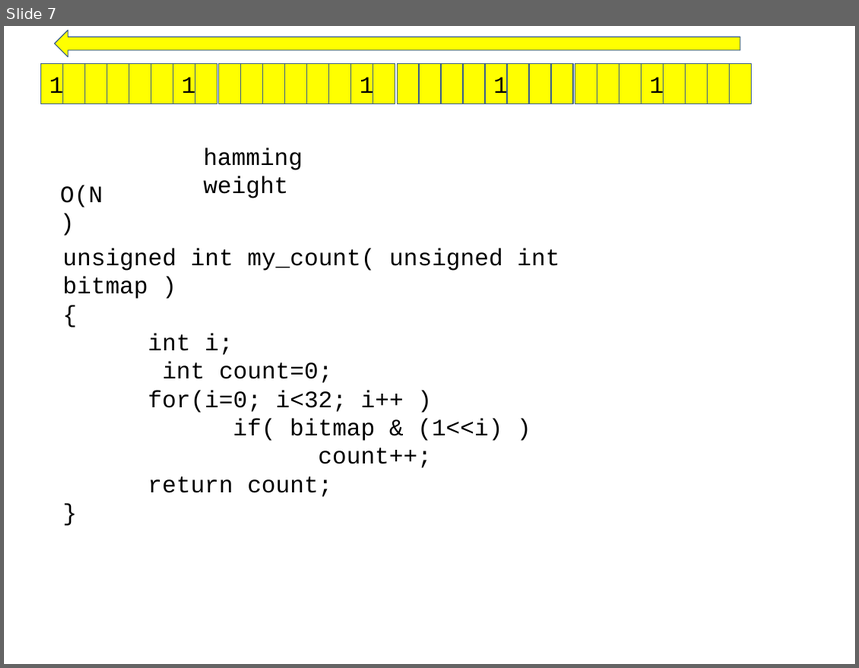
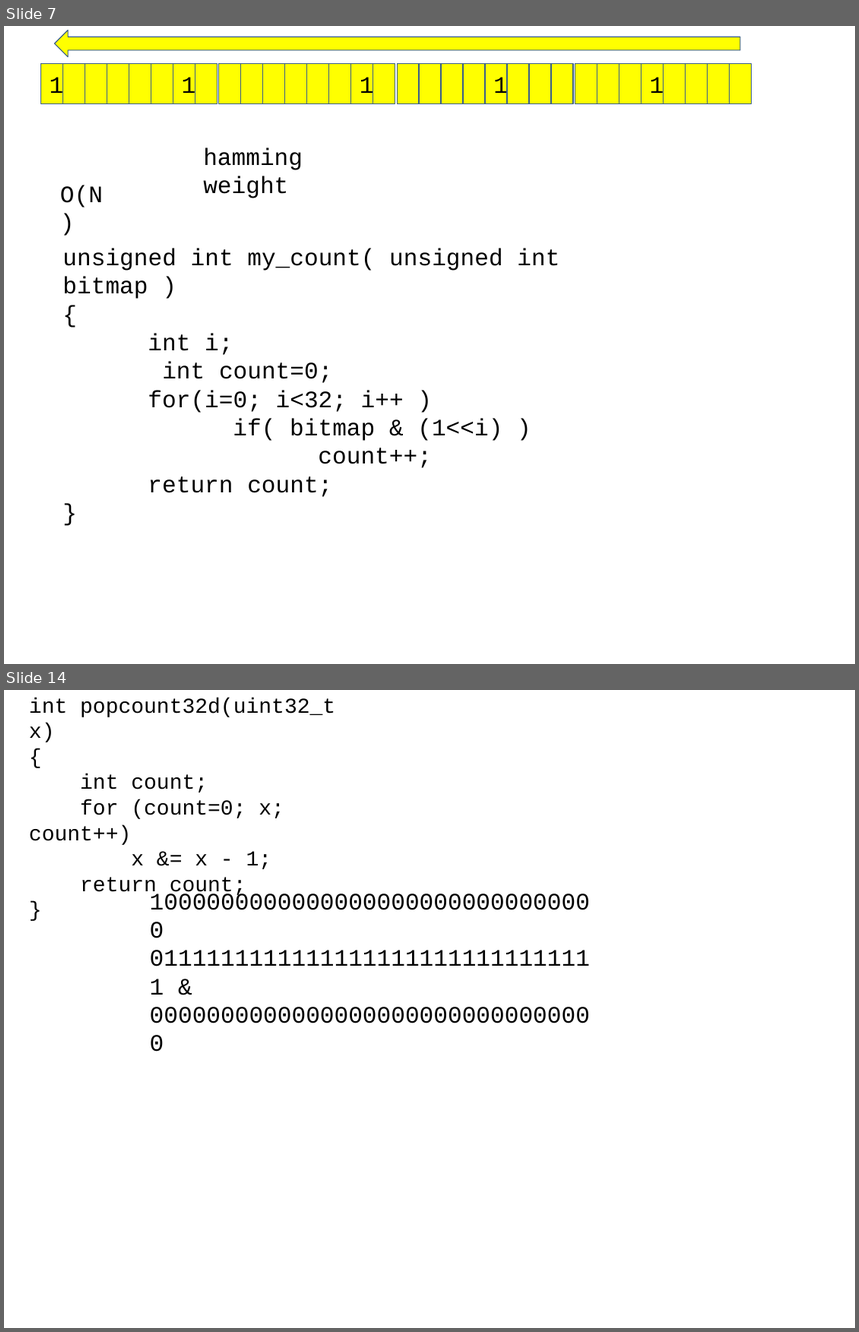
Before and after one commit to chisun-joung/osdsalgo_c, a slide deck: 05_day.pptx. Shown one above the other, each under a label of ours: slide 7 before the commit, slides 7 and 14 after it; the slides between them are not shown. The pictures are 859x668 and 859x1332 pixels, drawn with LibreOffice and Linux fonts; fonts in the diff are those of the drawing. Boxes give left, top, right and bottom in pixels: in the first picture for what was removed or moved away, otherwise in the second. Text is boxed around its words. In the diff, an @@ line names an element or a change of style, - is before the commit and + after.

```diff
--- a/05_day.pptx
+++ b/05_day.pptx
@@ slide 14 added at <box>4,690,855,1328</box>, background #FFFFFF @@
@@ text added at <box>29,698,335,897</box>, 18 pt, text #000000 @@
+int popcount32d(uint32_t x)
+{
+int count;
+for (count=0; x; count++)
+x &= x - 1;
+return count;
+}
@@ text added at <box>141,882,605,976</box>, 20 pt, text #000000 @@
+10000000000000000000000000000000
+01111111111111111111111111111111 &
+00000000000000000000000000000000
```
Also in this commit, not shown: 1 slide changed, 9 other slides added, 2 other files.
